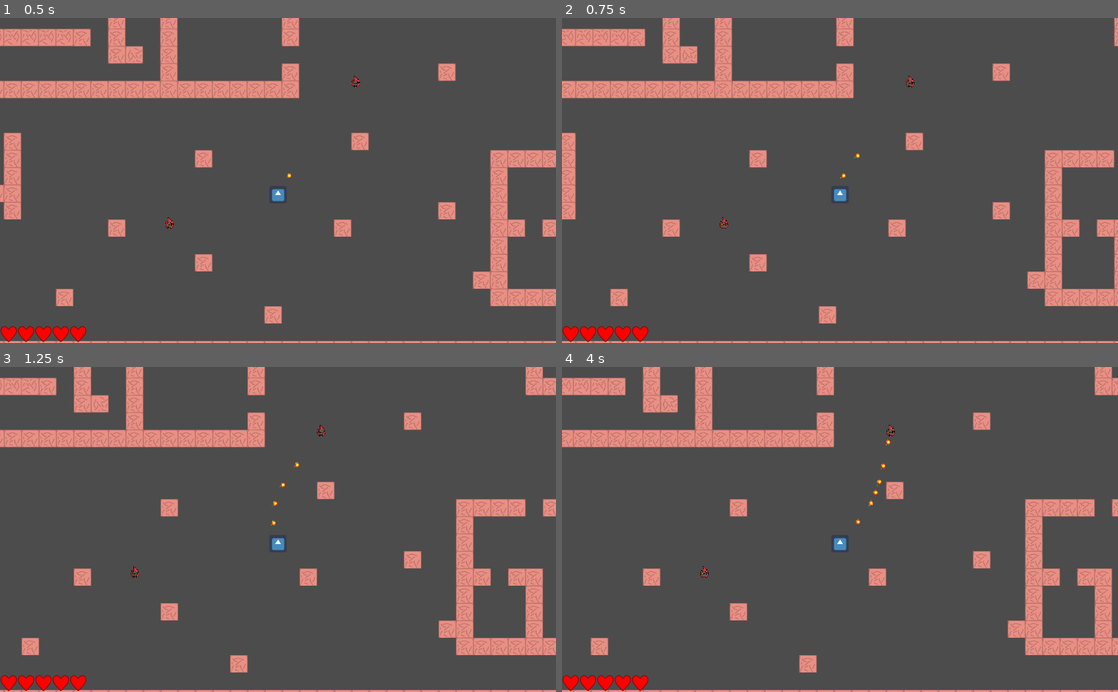
Above: before the commit, frames 1-4 (two rows, left to right).
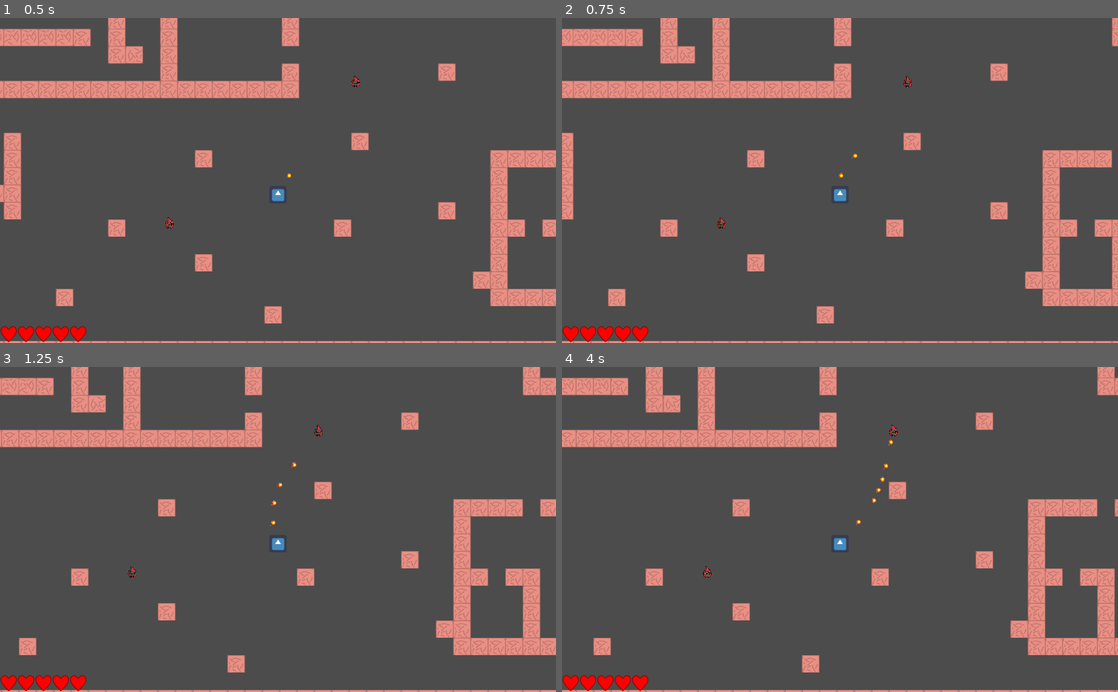
Above: after the commit, the same moments.

Repository: felipe-canales/LVAGames
Game: Godot game, scene res://level_test.tscn
Same seed, same stepped clock (60 frames per second), same inputs: the game is played once before the commit and once after it. The engine's default icon, where the game draws it, is replaced by a stand-in: a white triangle on a blue panel in a dark square.
Inputs:
- Up to frame 1 (0.5 s): no input
- Up to frame 2 (0.75 s): tap Enter at 0.5 s; hold D (player_right) from 0.53 s (still down)
- Up to frame 3 (1.25 s): keep holding D (player_right)
- Up to frame 4 (4 s): release D (player_right) at 1.28 s; hold S (player_down) 1.28-2.03 s; hold D (player_right) 2.03-2.78 s; tap R (reset, bound only after the commit) at 2.75 s; hold W (player_up) 2.78-3.53 s; hold A (player_left) from 3.53 s (still down)

Frame 1 is identical in both runs. In frame 2, 4.5% of the frame differs, in the area x 0-100%, y 0-100%; in frame 3, 4.7%; in frame 4, 5.1%.

Commit message:
Al matar a los enemigos se muestra gamer over

Diff:
--- a/nodos/Enemy.gd
+++ b/nodos/Enemy.gd
@@ -27,6 +27,8 @@
 	if vida == 0:
 			destroyed = true
 
+
+
 	var dist = player.global_position.distance_to(global_position)
 	var dir_x = player.global_position.x - global_position.x
 	var dir_y = player.global_position.y - global_position.y
--- a/nodos/Player.gd
+++ b/nodos/Player.gd
@@ -5,7 +5,7 @@
 var invincibility_timer = 0
 const TARGET_AXIS = 100
 const TARGET_DIAG = TARGET_AXIS / 1.41
-const ACCEL = 0.2
+const ACCEL = 0.5
 const INVINCIBILTY_TIME = 1
 
 # Called when the node enters the scene tree for the first time.
@@ -20,6 +20,9 @@
 			hide()
 		else:
 			show()
+	if(len(get_tree().get_nodes_in_group("Enemy")) == 0):
+
+		get_parent().get_node("UI").show_game_over()
 
 func _physics_process(delta):
 	var target_x = 0
--- a/nodos/UI.gd
+++ b/nodos/UI.gd
@@ -28,3 +28,6 @@
 
 func show_game_over():
 	get_node("GameOverMessage").show()
+	if Input.is_action_pressed("reset"):
+
+		get_tree().reload_current_scene()
--- a/project.godot
+++ b/project.godot
@@ -97,3 +97,8 @@
 , Object(InputEventKey,"resource_local_to_scene":false,"resource_name":"","device":0,"alt":false,"shift":false,"control":false,"meta":false,"command":false,"pressed":false,"scancode":16777232,"unicode":0,"echo":false,"script":null)
  ]
 }
+reset={
+"deadzone": 0.5,
+"events": [ Object(InputEventKey,"resource_local_to_scene":false,"resource_name":"","device":0,"alt":false,"shift":false,"control":false,"meta":false,"command":false,"pressed":false,"scancode":82,"unicode":0,"echo":false,"script":null)
+ ]
+}
